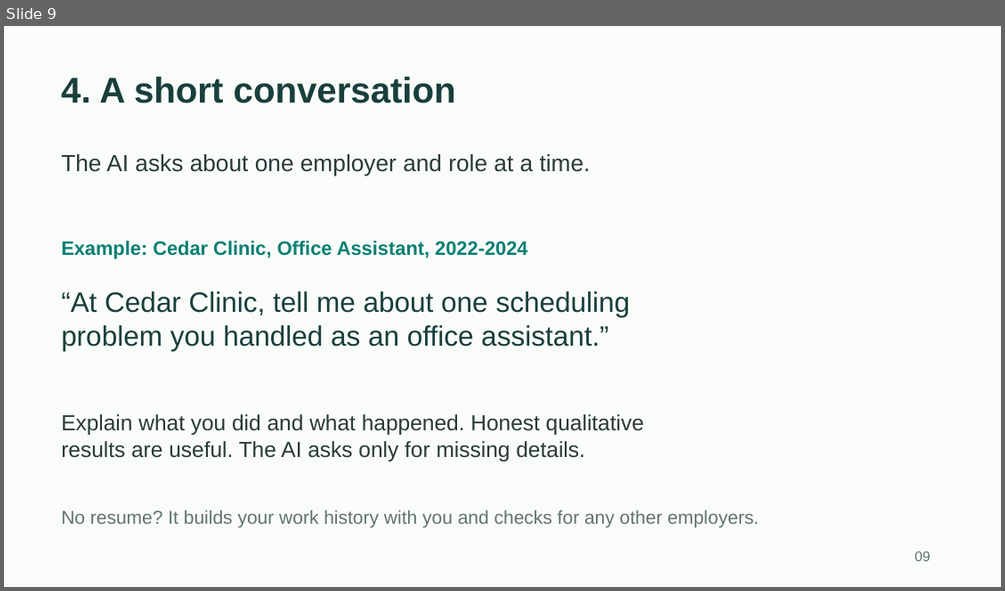
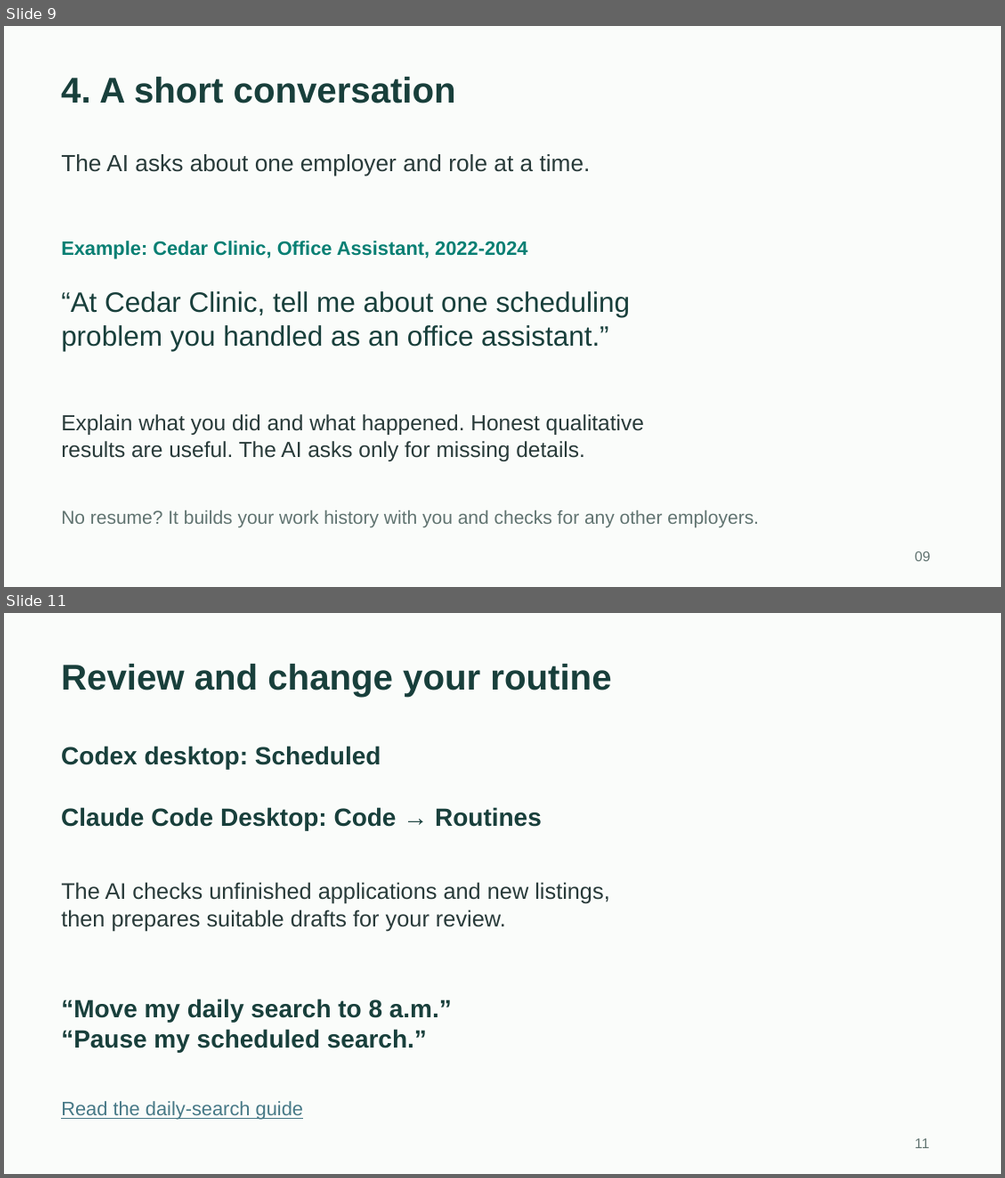
Before and after one commit to toughdave/job-search, a slide deck: docs/job-search-guide.pptx. Shown one above the other, each under a label of ours: slide 9 before the commit, slides 9 and 11 after it; the slides between them are not shown. The pictures are 1005x591 and 1005x1178 pixels, drawn with LibreOffice and Linux fonts; fonts in the diff are those of the drawing. Boxes give left, top, right and bottom in pixels: in the first picture for what was removed or moved away, otherwise in the second. Text is boxed around its words. In the diff, an @@ line names an element or a change of style, - is before the commit and + after.

Commit message:
Add guided weekday search routines and durable daily run checks

```diff
--- a/docs/job-search-guide.pptx
+++ b/docs/job-search-guide.pptx
@@ slide 11 added at (4,613,1001,1174), background #FAFCFA @@
@@ text added at (61,664,611,697), 34.5 pt, text #183F3B, bold @@
+Review and change your routine
@@ text added at (61,746,381,769), 24 pt, text #183F3B, bold @@
+Codex desktop: Scheduled
@@ text added at (61,807,542,830), 24 pt, text #183F3B, bold @@
+Claude Code Desktop: Code → Routines
@@ text added at (61,882,609,931), 21.8 pt, text #283A39 @@
+The AI checks unfinished applications and new listings,
+then prepares suitable drafts for your review.
@@ text added at (61,998,452,1052), 24 pt, text #183F3B, bold @@
+“Move my daily search to 8 a.m.”
+“Pause my scheduled search.”
@@ text added at (61,1101,303,1119), 18.8 pt, text #467886, underline @@
+Read the daily-search guide
@@ text added at (914,1138,929,1148), 13.5 pt, text #607370 @@
+11
```
Also in this commit, not shown: 4 slides changed, 1 other slide added, 13 other files.
